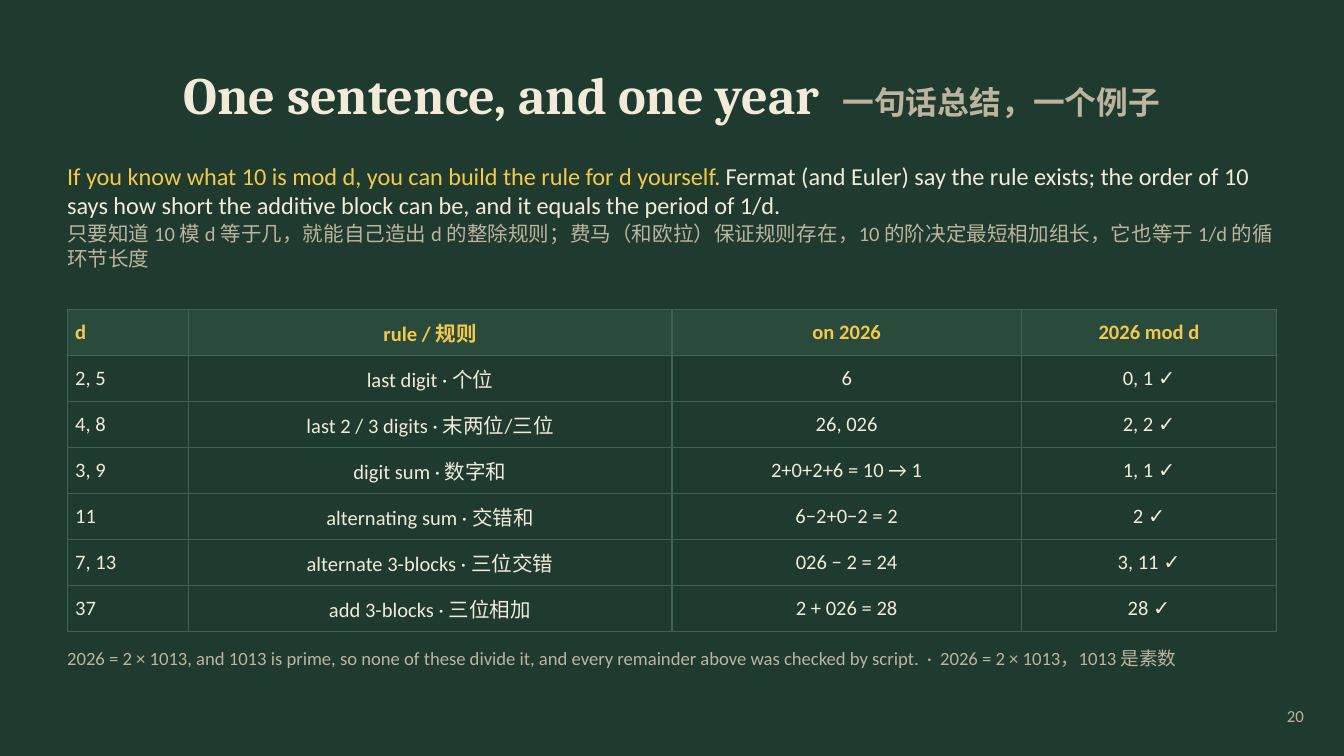
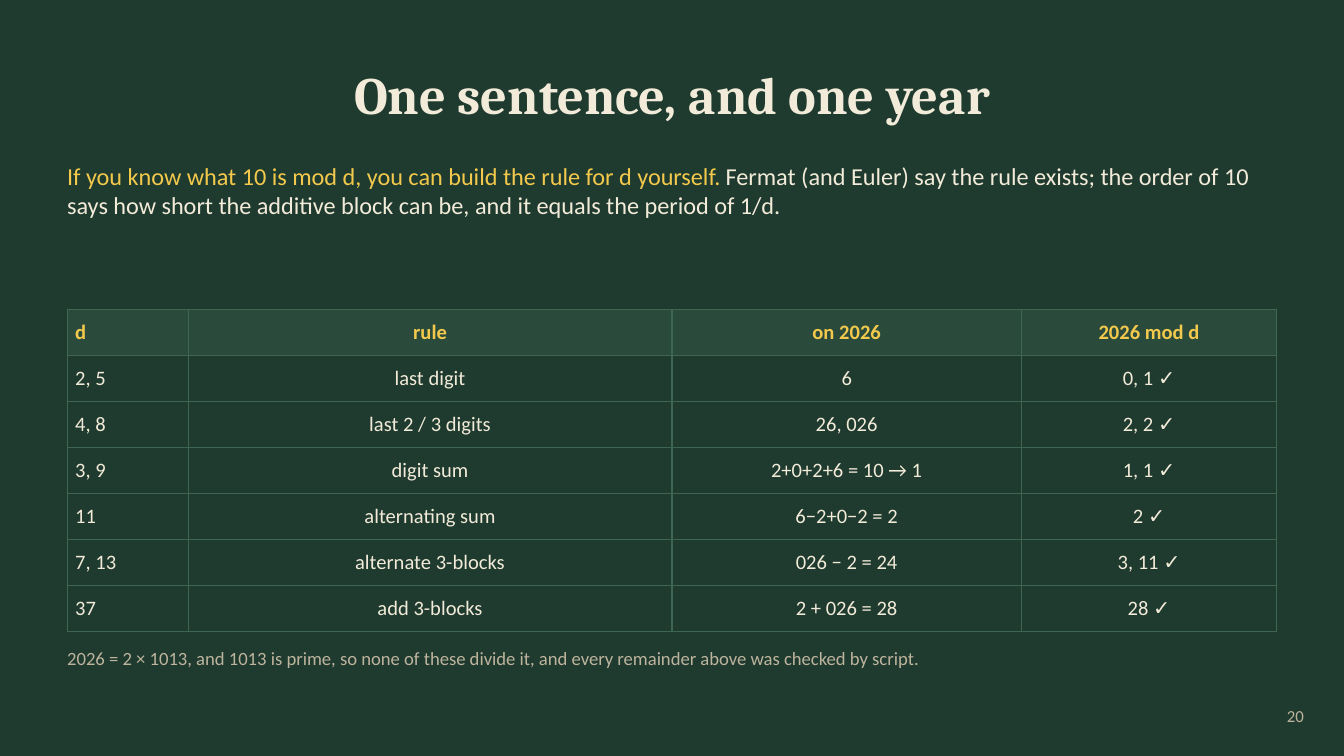
Before and after one commit to ZhihengLi0/math5248, a slide deck: slide 20 of slides/full.pptx. Drawn at 1344x756 pixels with LibreOffice and Linux fonts; fonts in the diff are those of the drawing. Boxes give left, top, right and bottom in pixels: in the first picture for what was removed or moved away, otherwise in the second. Text is boxed around its words. In the diff, an @@ line names an element or a change of style, - is before the commit and + after.

```diff
--- a/slides/full.pptx
+++ b/slides/full.pptx
@@ title at (354,77,990,125): text changed @@
-One sentence, and one year 一句话总结，一个例子
+One sentence, and one year
@@ text "If you know what 10 ..." at (67,167,1249,218): less space between paragraphs @@
@@ text at (67,223,1273,268): paragraph removed @@
-只要知道 10 模 d 等于几，就能自己造出 d 的整除规则；费马（和欧拉）保证规则存在，10 的阶决定最短相加组长，它也等于 1/d 的循环节长度
@@ table at (67,309,1277,632) @@
-row 1, column 2: rule / 规则
+row 1, column 2: rule
-row 2, column 2: last digit · 个位
+row 2, column 2: last digit
-row 3, column 2: last 2 / 3 digits · 末两位/三位
+row 3, column 2: last 2 / 3 digits
-row 4, column 2: digit sum · 数字和
+row 4, column 2: digit sum
-row 5, column 2: alternating sum · 交错和
+row 5, column 2: alternating sum
-row 6, column 2: alternate 3-blocks · 三位交错
+row 6, column 2: alternate 3-blocks
-row 7, column 2: add 3-blocks · 三位相加
+row 7, column 2: add 3-blocks
@@ text at (67,652,919,668): text changed @@
-2026 = 2 × 1013, and 1013 is prime, so none of these divide it, and every remainder above was checked by script. · 2026 = 2 × 1013，1013 是素数
+2026 = 2 × 1013, and 1013 is prime, so none of these divide it, and every remainder above was checked by script.
```
Also in this commit, not shown: 21 other slides changed, 5 other files.
